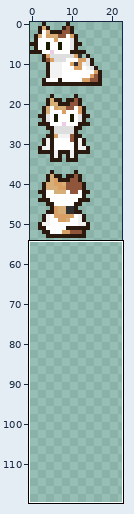
One commit to this pixel-art file: Original Art/Aseprite Files/Cat_1.aseprite. The first picture is a wide view before the edit; the outline marks the close-up.
Close-up. Before:
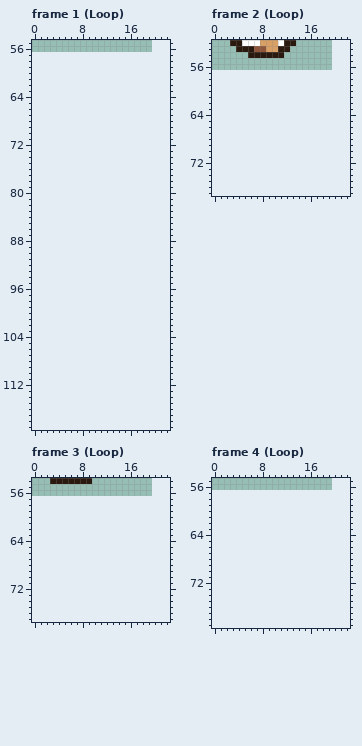
20x57 pixels, 10 frames. Shown: frame 1 (Loop): x 0..22, y 55..119; frame 2 (Loop): x 0..22, y 52..77; frame 3 (Loop): x 0..22, y 54..77; frame 4 (Loop): x 0..22, y 55..79. The old version is drawn lined up with the new one, on the new canvas. The wide view leaves out empty margins.
Now the later version:
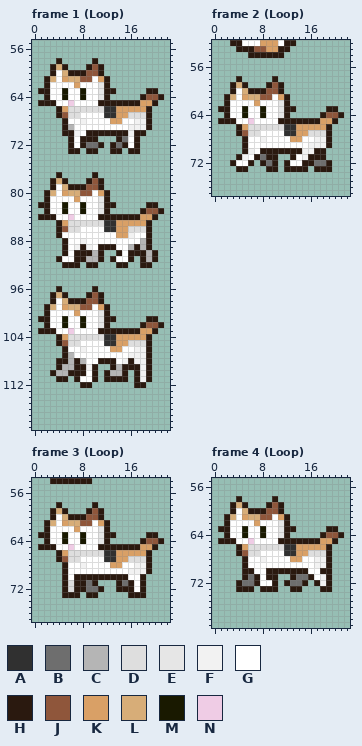
Palette (. is transparent): A #303030  B #6e6e6e  C #b5b5b5  D #dedede  E #e6e6e6  F #f2f2f2  G #ffffff  H #2a190f  J #8f563b  K #d9a066  L #d7ad78  M #191900  N #efcce5
The edit:
canvas 20x57 -> 23x125
Changed rows in their new state; - is an unchanged pixel.
Frame 1 (Loop):
first column x 1:
 58 ---H-----H-----------
 59 --HLH---HJH----------
 60 --HGLHHHJJH----------
 61 -HLGKLLJJGKH---------
 62 -HGGGGKGGGEH---------
 63 HHGGMGGMGGEHH-----HH-
 64 -HGGMGGMGGEH-----HJJH
 65 HHHGGNGGGGHHHHHHHKKH-
 66 ---HKDDDDDDAAKKKKKH--
 67 ---HJDDGGGGAAKKDDDH--
 68 ----HGGFGGGGKKGGFFH--
 69 ----HCGGGGGGGGGFFFH--
 70 ----HHFGHHHHHHHFHH---
 71 -----HGHHH---HBGH----
 72 -----HGHBBH-HBHGH----
 73 -----HH-HH--HH-HH----
first column x 1:
 77 ---H-----H-----------
 78 --HLH---HJH----------
 79 --HGLHHHJJH----------
 80 -HLGKLLJJGKH---------
 81 -HGGGGKGGGEH---------
 82 HHGGMGGMGGEHH-----HH-
 83 -HGGMGGMGGEH-----HJJH
 84 HHHGGNGGGGHHHHHHHKKH-
 85 ---HKDDDDDDAAKKKKKH--
 86 ---HJDDGGGGAAKKDDDH--
 87 ---HGGGGGGGGGKKFGGH--
 88 ----HGGFGGGGGGGGGCH--
 89 ----HGFHFGHHHGGCHCH--
 90 ----HGHHHCH--HGHHHCH-
 91 ---HGGHHCCH-HGGH-HCH-
 92 ----HHH-HH---HH--HH--
first column x 1:
 96 ---H-----H-----------
 97 --HLH---HJH----------
 98 --HGLHHHJJH----------
 99 -HLGKLLJJGKH---------
100 -HGGGGKGGGEH---------
101 HHGGMGGMGGEHH-----HH-
102 -HGGMGGMGGEH-----HJJH
103 HHHGGNGGGGHHHHHHHKKH-
104 ---HKDDDDDDAAKKKKKH--
105 ---HJDDGGGGAAKKDDDH--
106 ----HGGFGGGGKKGGFFH--
107 ----HCGGGGGGGGGFFFH--
108 ---HHCHCGGHHHGFHFFH--
109 ---HCCHHFH--HCHHHFH--
110 --HCCHHHGH-HCCH-HFH--
111 ---HH-HGGH-HHHH-HFH--
112 -------HH-------HH---
Frame 2 (Loop):
first column x 1:
58 ---H-----H-----------
59 --HLH---HJH----------
60 --HGLHHHJJH----------
61 -HLGKLLJJGKH---------
62 -HGGGGKGGGEH---------
63 HHGGMGGMGGEHH-----HH-
64 -HGGMGGMGGEH-----HJJH
65 HHHGGNGGGGHHHHHHHKKH-
66 ---HKDDDDDDAAKKKKKH--
67 ---HJDDGGGGAAKKDDDH--
68 ----HGGFGGGGKKGGFFH--
69 ----HGGGGGGGGGGFFFH--
70 ----HFGHHHHHHHFFHH---
71 ---HFGHBHH--HGFHHH---
72 --HGGH-HBH-HGGHHBBH--
73 ---HH---HH-HHHH-HHH--
Frame 3 (Loop):
first column x 1:
58 ---H-----H-----------
59 --HLH---HJH----------
60 --HGLHHHJJH----------
61 -HLGKLLJJGKH---------
62 -HGGGGKGGGEH---------
63 HHGGMGGMGGEHH-----HH-
64 -HGGMGGMGGEH-----HJJH
65 HHHGGNGGGGHHHHHHHKKH-
66 ---HKDDDDDDAAKKKKKH--
67 ---HJDDGGGGAAKKDDDH--
68 ----HGGFGGGGKKGGFFH--
69 ----HGGGGGGGGGGFFFH--
70 ----HGHHHHHHHHHGGH---
71 ----HDHHBH---HBHGH---
72 ----HDHHBBH--HHHGH---
73 ----HHH-HH-----HHH---
Frame 4 (Loop):
first column x 1:
58 ---H-----H-----------
59 --HLH---HJH----------
60 --HGLHHHJJH----------
61 -HLGKLLJJGKH---------
62 -HGGGGKGGGEH---------
63 HHGGMGGMGGEHH-----HH-
64 -HGGMGGMGGEH-----HJJH
65 HHHGGNGGGGHHHHHHHKKH-
66 ---HKDDDDDDAAKKKKKH--
67 ---HJDDGGGGAAKKDDDH--
68 ----HGGFGGGGKKGGFFH--
69 ----HGGGGGGGGGGGFFH--
70 ----HHGGHHHHHHHGGHH--
71 ----HBHGHH--HBBHGFH--
72 ---HBBHGGH-HBBH-HFH--
73 ---HHH-HHH--HH---HH--
